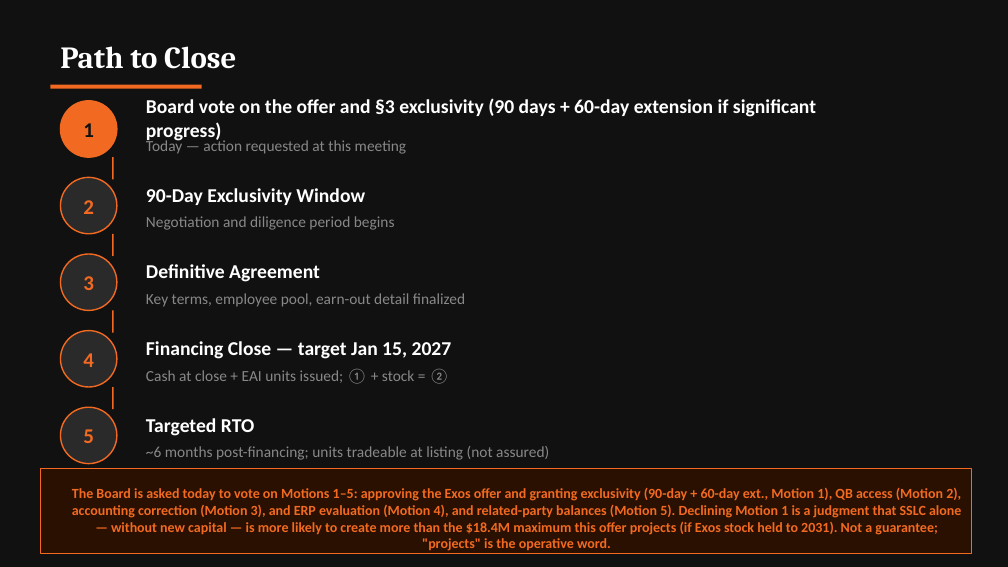
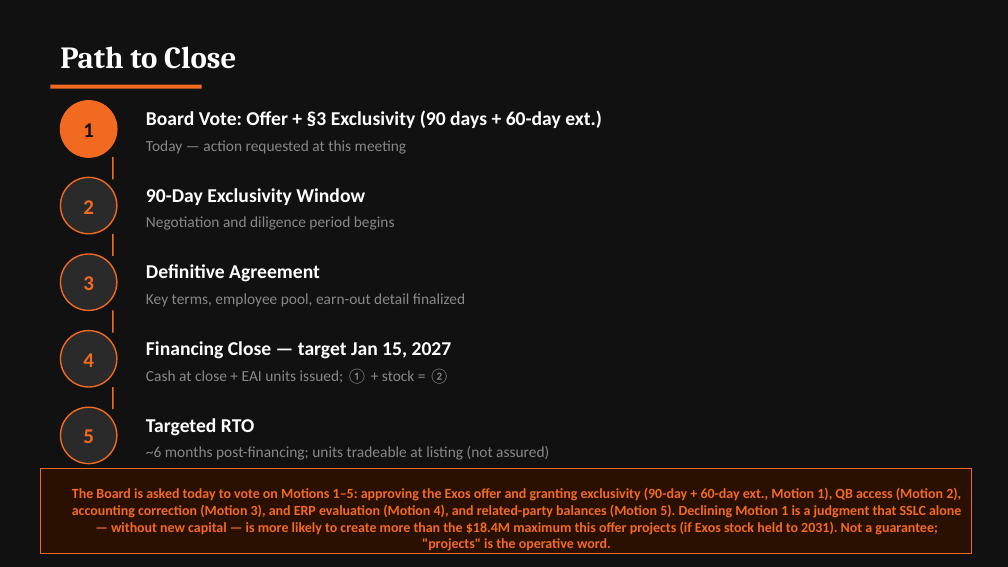
Before and after one commit to ExosAerospace/workspace, a slide deck: slide 18 of drafts/Exos_SSLC_Board_Offer_Overview_2026-10-12_r5.pptx. Drawn at 1008x567 pixels with LibreOffice and Linux fonts; fonts in the diff are those of the drawing; background and template pictures are left out. Boxes give left, top, right and bottom in pixels: in the first picture for what was removed or moved away, otherwise in the second. Text is boxed around its words. In the diff, an @@ line names an element or a change of style, - is before the commit and + after.

```diff
--- a/drafts/Exos_SSLC_Board_Offer_Overview_2026-10-12_r5.pptx
+++ b/drafts/Exos_SSLC_Board_Offer_Overview_2026-10-12_r5.pptx
@@ text at [146,110,602,128]: text changed @@
-Board vote on the offer and §3 exclusivity (90 days + 60-day extension if significant progress)
+Board Vote: Offer + §3 Exclusivity (90 days + 60-day ext.)
```
Also in this commit, not shown: 6 other slides changed, 2 other files.
